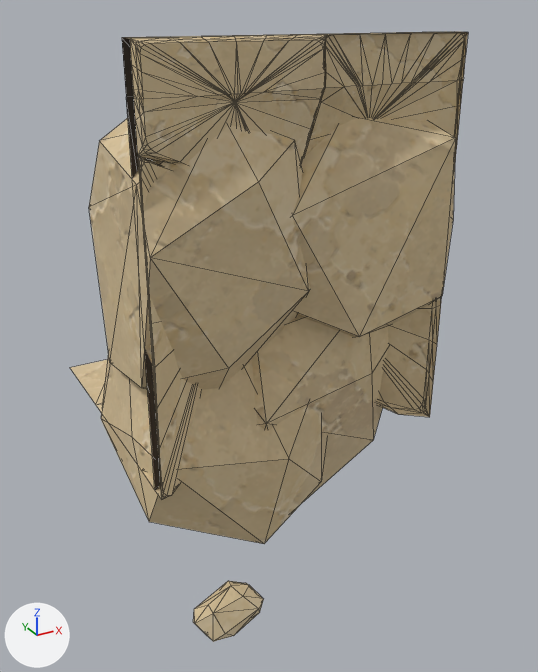
The glTF model assets/custom/models/ground_modules/ground_bottom_edge_04.glb as it was, and as the next commit left it.
One viewpoint serves both versions: a 50 mm camera at (-0.59, -1.73, 0.97) aimed at (0.58, 0.4, -0.09). Every picture has the same lights, and +X, +Y and +Z are marked at lower left. The first picture is the older version. Mesh edges are drawn as thin lines. Vertices at exactly the same position are counted once.

Objects in the first picture: 'GroundBottomEdge04_Body'.
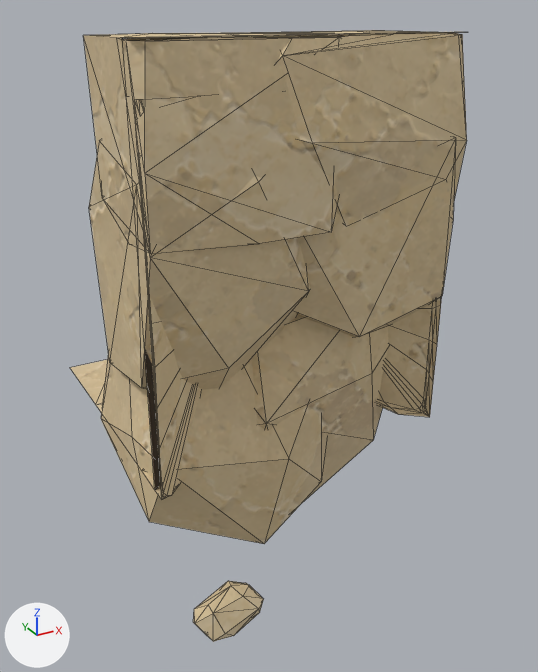
The edits, one by one:
me_groundbottomedge04_bodymesh is used by ob_groundbottomedge04_body; location (0.0, 0.0, 0.0).
me_groundbottomedge04_bodymesh had 542 vertices, 1014 faces and spanned x 0.0..1.0, y -0.04..1.0, z -0.94..0.91.
me_groundbottomedge04_bodymesh now has 519 vertices, 925 faces and spans x 0.0..1.0, y -0.04..1.0, z -0.94..0.91.
me_groundbottomedge04_bodymesh part 1: a new loose piece of 28 vertices spanning x 0.27..1.0, y -0.04..0.48, z 0.4..0.91, in mat_sandstone_plate_16_001.
Part 2, on me_groundbottomedge04_bodymesh:
76 vertices are removed from x 0.0..1.0, y -0.02..0.07, z 0.78..0.91.
217 faces are deleted.
4 vertices move within x 0.24..0.83, y -0.01..0.01, z 0.78.
25 vertices are added at x 0.0..0.72, y -0.04..0.47, z 0.4..0.91.
16 new faces join them, mat_sandstone_plate_3_003.
12 new faces join them, mat_sandstone_plate_4_003.
48 new faces join them, mat_sandstone_plate_16_001.

Pixel boxes [x1, y1, x2, y2] of what changed, in the pictures (538 x 672 px):
'GroundBottomEdge04_Body', reshaped
    before: [70, 32, 468, 642]
    after: [70, 30, 467, 642]
part 1 of me_groundbottomedge04_bodymesh, added (brown)
    after: [260, 30, 467, 219]
part 2 of me_groundbottomedge04_bodymesh, built on
    before: [130, 32, 468, 118]
    after: [84, 33, 339, 254]
